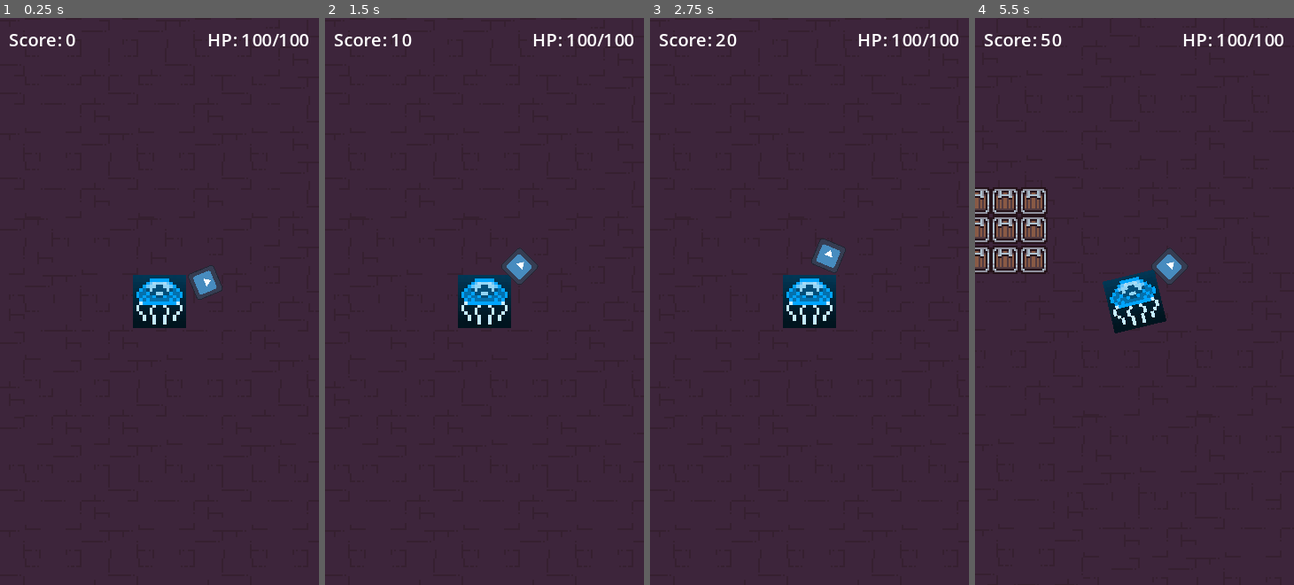
Above: before the commit, frames 1-4 (left to right).
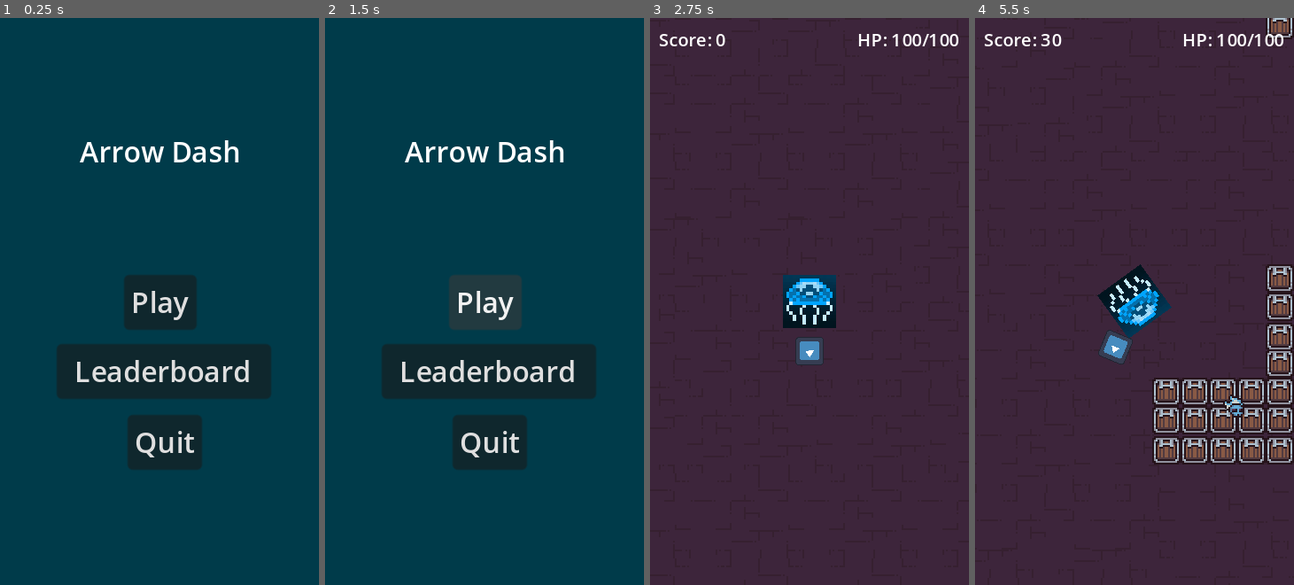
Above: after the commit, the same moments.

Repository: AndresNS/arrow-dash
Game: Godot game, scene res://scenes/main_menu.tscn
Two runs of this game, one before a commit and one after it. Both use one fixed random seed, a clock stepped at 60 frames per second and the inputs below. Before the commit the project starts from res://scenes/game.tscn. The engine's default icon, where the game draws it, is replaced by a stand-in: a white triangle on a blue panel in a dark square.
Inputs (mouse positions are in pixels of both pictures, inside the frame that each line leads up to):
- Up to frame 1 (0.25 s): no input
- Up to frame 2 (1.5 s): click (487, 369) at 0.5 s, where only the run after the commit has a clickable "Leaderboard"; click (484, 301) at 1.25 s, where only the run after the commit has a clickable "Main Menu"
- Up to frame 3 (2.75 s): click (809, 301) at 2 s, where only the run after the commit has a clickable "Play"
- Up to frame 4 (5.5 s): tap Enter (ui_accept) at 2.75, 3.02, 3.77, 5.27 s

The runs differ from the first frame. In frame 1, 99% of the frame differs, in the area x 0-100%, y 0-100%; in frame 2, 100%; in frame 3, 0.6%; in frame 4, 12%.

Commit message:
Add main menu and leaderboard scenes with buttons to navigate between them

Diff:
--- a/project.godot
+++ b/project.godot
@@ -11,9 +11,13 @@
 [application]
 
 config/name="ArrowDash"
-run/main_scene="res://scenes/game.tscn"
+run/main_scene="res://scenes/main_menu.tscn"
 config/features=PackedStringArray("4.2", "GL Compatibility")
 config/icon="res://icon.svg"
+
+[autoload]
+
+SceneManager="*res://scripts/scene_manager.gd"
 
 [debug]
 
--- a/scenes/game.tscn
+++ b/scenes/game.tscn
@@ -1072,5 +1072,7 @@
 autostart = true
 
 [connection signal="pressed" from="GameOverHUD/RetryButton" to="GameOverHUD" method="_on_retry_button_pressed"]
+[connection signal="pressed" from="GameOverHUD/LeaderboardButton" to="GameOverHUD" method="_on_leaderboard_button_pressed"]
+[connection signal="pressed" from="GameOverHUD/MainMenuButton" to="GameOverHUD" method="_on_main_menu_button_pressed"]
 [connection signal="health_changed" from="Player" to="." method="_on_player_health_changed"]
 [connection signal="timeout" from="ScoreTimer" to="." method="_on_score_timer_timeout"]
--- a/scenes/leaderboard.tscn
+++ b/scenes/leaderboard.tscn
@@ -1,10 +1,40 @@
-[gd_scene format=3 uid="uid://c3dclosa1vbog"]
+[gd_scene load_steps=2 format=3 uid="uid://c3dclosa1vbog"]
 
-[node name="Leaderboard" type="Node2D"]
+[ext_resource type="Script" path="res://scripts/leaderboard.gd" id="1_o5jox"]
+
+[node name="Leaderboard" type="CanvasLayer"]
+script = ExtResource("1_o5jox")
+
+[node name="ColorRect" type="ColorRect" parent="."]
+anchors_preset = 15
+anchor_right = 1.0
+anchor_bottom = 1.0
+grow_horizontal = 2
+grow_vertical = 2
+color = Color(8.66354e-07, 0.256326, 0.337625, 1)
 
 [node name="Label" type="Label" parent="."]
-offset_left = 16.0
-offset_top = 24.0
-offset_right = 116.0
-offset_bottom = 47.0
+anchors_preset = 5
+anchor_left = 0.5
+anchor_right = 0.5
+offset_left = -50.0
+offset_right = 50.0
+offset_bottom = 23.0
+grow_horizontal = 2
 text = "Leaderboard"
+
+[node name="MainMenuButton" type="Button" parent="."]
+anchors_preset = 8
+anchor_left = 0.5
+anchor_top = 0.5
+anchor_right = 0.5
+anchor_bottom = 0.5
+offset_left = -4.0
+offset_top = -4.0
+offset_right = 4.0
+offset_bottom = 4.0
+grow_horizontal = 2
+grow_vertical = 2
+text = "Main Menu"
+
+[connection signal="pressed" from="MainMenuButton" to="." method="_on_main_menu_button_pressed"]
--- a/scenes/main_menu.tscn
+++ b/scenes/main_menu.tscn
@@ -1,10 +1,57 @@
-[gd_scene format=3 uid="uid://d0huqwl0h8fnl"]
+[gd_scene load_steps=2 format=3 uid="uid://d0huqwl0h8fnl"]
 
-[node name="MainMenu" type="Node2D"]
+[ext_resource type="Script" path="res://scripts/main_menu.gd" id="1_yisrs"]
 
-[node name="Label" type="Label" parent="."]
-offset_left = 48.0
-offset_top = 40.0
-offset_right = 136.0
-offset_bottom = 63.0
-text = "Main Menu"
+[node name="MainMenu" type="CanvasLayer"]
+script = ExtResource("1_yisrs")
+
+[node name="Background" type="ColorRect" parent="."]
+anchors_preset = 15
+anchor_right = 1.0
+anchor_bottom = 1.0
+grow_horizontal = 2
+grow_vertical = 2
+color = Color(0, 0.231372, 0.289633, 1)
+
+[node name="TitleLabel" type="Label" parent="."]
+anchors_preset = 5
+anchor_left = 0.5
+anchor_right = 0.5
+offset_left = -45.5
+offset_top = 64.0
+offset_right = 45.5
+offset_bottom = 87.0
+grow_horizontal = 2
+text = "Arrow Dash"
+
+[node name="PlayButton" type="Button" parent="."]
+anchors_preset = 8
+anchor_left = 0.5
+anchor_top = 0.5
+anchor_right = 0.5
+anchor_bottom = 0.5
+offset_left = -20.5
+offset_top = -15.5
+offset_right = 20.5
+offset_bottom = 15.5
+grow_horizontal = 2
+grow_vertical = 2
+text = "Play"
+
+[node name="LeaderboardButton" type="Button" parent="."]
+offset_left = 32.0
+offset_top = 184.0
+offset_right = 153.0
+offset_bottom = 215.0
+text = "Leaderboard"
+
+[node name="QuitButton" type="Button" parent="."]
+offset_left = 72.0
+offset_top = 224.0
+offset_right = 114.0
+offset_bottom = 255.0
+text = "Quit"
+
+[connection signal="pressed" from="PlayButton" to="." method="_on_play_button_pressed"]
+[connection signal="pressed" from="LeaderboardButton" to="." method="_on_leaderboard_button_pressed"]
+[connection signal="pressed" from="QuitButton" to="." method="_on_quit_button_pressed"]
--- a/scripts/enemy.gd
+++ b/scripts/enemy.gd
@@ -4,10 +4,10 @@
 
 @onready var game_manager: GameManager = null
 
-const SPEED: float = 65.0
+const SPEED: float = 365.0
 
 var player: Player = null
-var attack_damage: int = 5
+var attack_damage: int = 25
 
 func _ready() -> void:
 	game_manager = get_tree().current_scene.get_node("GameManager")
--- a/scripts/game.gd
+++ b/scripts/game.gd
@@ -12,6 +12,7 @@
 	game_manager.game_over.connect(on_game_over)
 	game_over_hud.restart_game.connect(on_game_restart)
 	game_over_hud.hide()
+	Engine.time_scale = 1
 
 func _on_player_health_changed(new_health: int) -> void:
 	game_manager.update_hp_label(new_health, player.max_health)
--- a/scripts/game_over_hud.gd
+++ b/scripts/game_over_hud.gd
@@ -11,5 +11,10 @@
 	score_label.text =  "Score: %d" % game_manager.score
 
 func _on_retry_button_pressed() -> void:
-	print("retry")
 	restart_game.emit()
+
+func _on_main_menu_button_pressed() -> void:
+	SceneManager.go_to_main_menu()
+
+func _on_leaderboard_button_pressed() -> void:
+	SceneManager.go_to_leaderboard()
--- /dev/null
+++ b/scripts/leaderboard.gd
@@ -0,0 +1,5 @@
+extends CanvasLayer
+
+
+func _on_main_menu_button_pressed() -> void:
+	SceneManager.go_to_main_menu()
--- /dev/null
+++ b/scripts/main_menu.gd
@@ -0,0 +1,12 @@
+extends CanvasLayer
+
+@onready var GameScene: PackedScene = preload("res://scenes/game.tscn")
+
+func _on_play_button_pressed() -> void:
+	SceneManager.go_to_game()
+
+func _on_leaderboard_button_pressed() -> void:
+	SceneManager.go_to_leaderboard()
+
+func _on_quit_button_pressed() -> void:
+	get_tree().quit()
--- /dev/null
+++ b/scripts/scene_manager.gd
@@ -0,0 +1,14 @@
+extends Node
+
+@onready var MainMenuScene: PackedScene = preload("res://scenes/main_menu.tscn")
+@onready var GameScene: PackedScene = preload("res://scenes/game.tscn")
+@onready var LeaderboardScene: PackedScene = preload("res://scenes/leaderboard.tscn")
+
+func go_to_main_menu() -> void:
+	get_tree().change_scene_to_packed(MainMenuScene)
+
+func go_to_game() -> void:
+	get_tree().change_scene_to_packed(GameScene)
+
+func go_to_leaderboard() -> void:
+	get_tree().change_scene_to_packed(LeaderboardScene)
--- a/scripts/spawner.gd
+++ b/scripts/spawner.gd
@@ -6,7 +6,7 @@
 
 const EnemyScene = preload("res://scenes/enemy.tscn")
 
-@export var spawn_rate: float = 5.0
+@export var spawn_rate: float = 1.0
 var game: Game = null
 
 func _ready() -> void:
